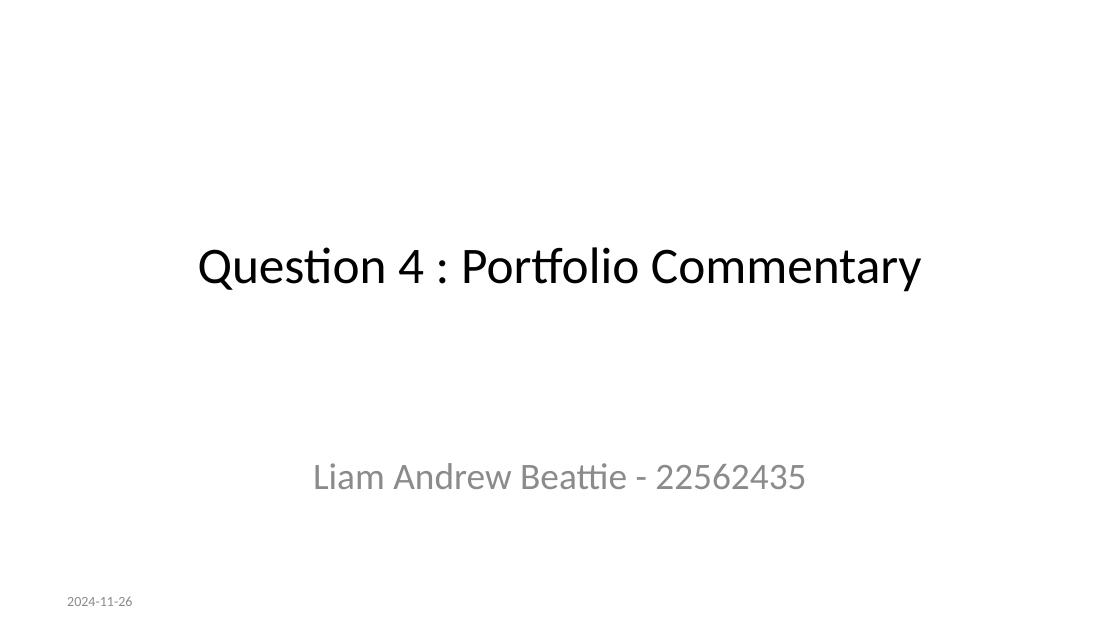
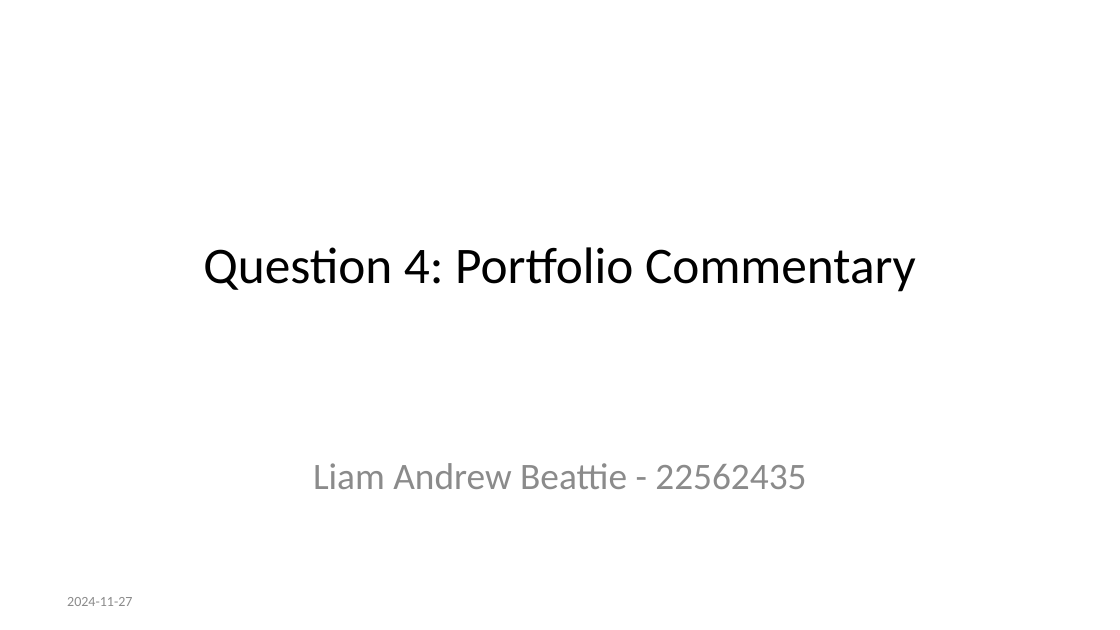
Before and after one commit to 22562435/22562435-FinEcosExam, a slide deck: slide 1 of Questions/Question 4/README.pptx. Drawn at 1120x630 pixels with LibreOffice and Linux fonts; fonts in the diff are those of the drawing. Boxes give left, top, right and bottom in pixels: in the first picture for what was removed or moved away, otherwise in the second. Text is boxed around its words. In the diff, an @@ line names an element or a change of style, - is before the commit and + after.

```diff
--- a/Questions/Question 4/README.pptx
+++ b/Questions/Question 4/README.pptx
@@ title at [203, 247, 916, 292]: spaces changed @@
-Question 4 : Portfolio Commentary
+Question 4: Portfolio Commentary
@@ text at [67, 597, 132, 606]: text changed @@
-2024-11-26
+2024-11-27
```
Also in this commit, not shown: 2 other slides changed, 3 slides added, 6 slides removed, 14 other files.
